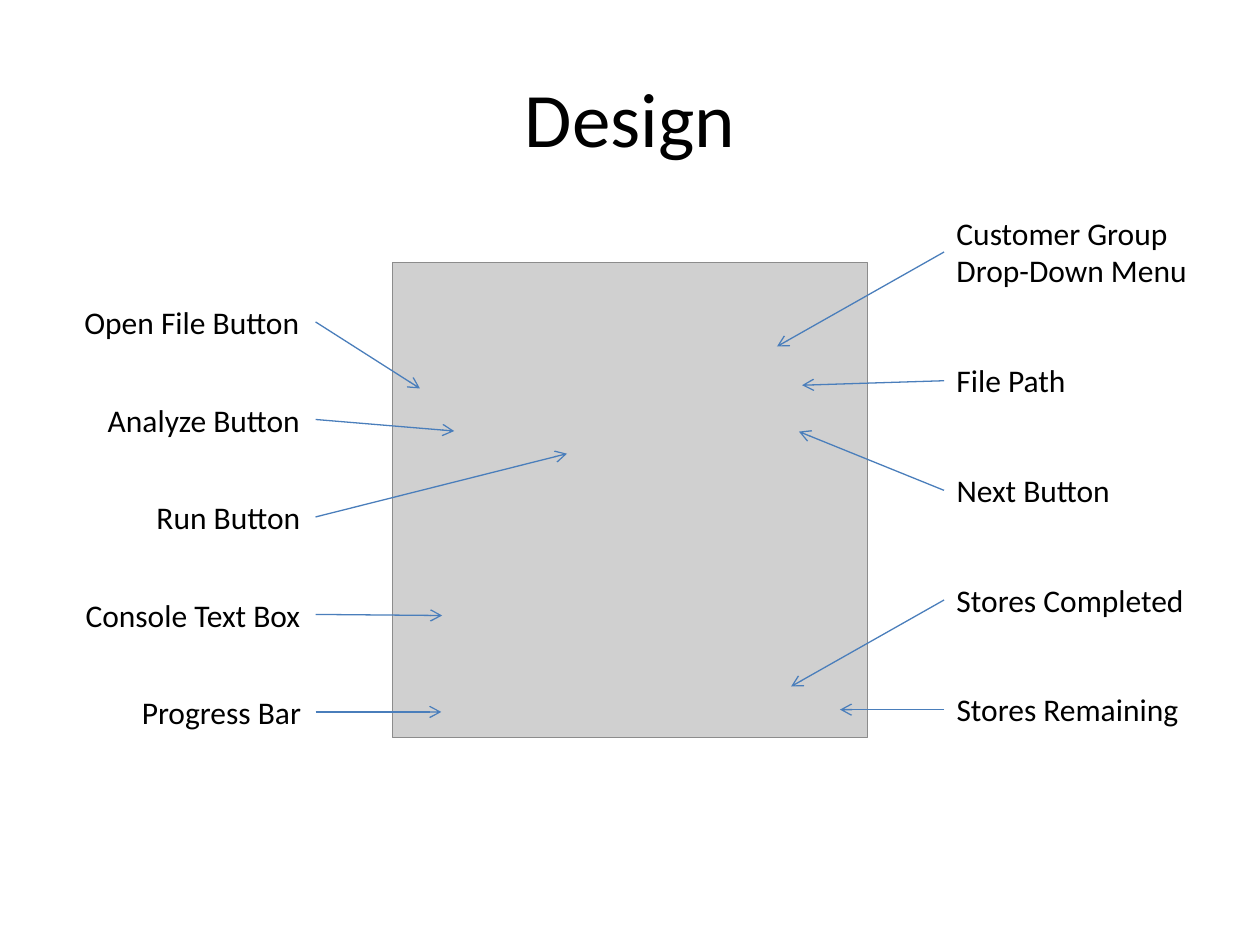
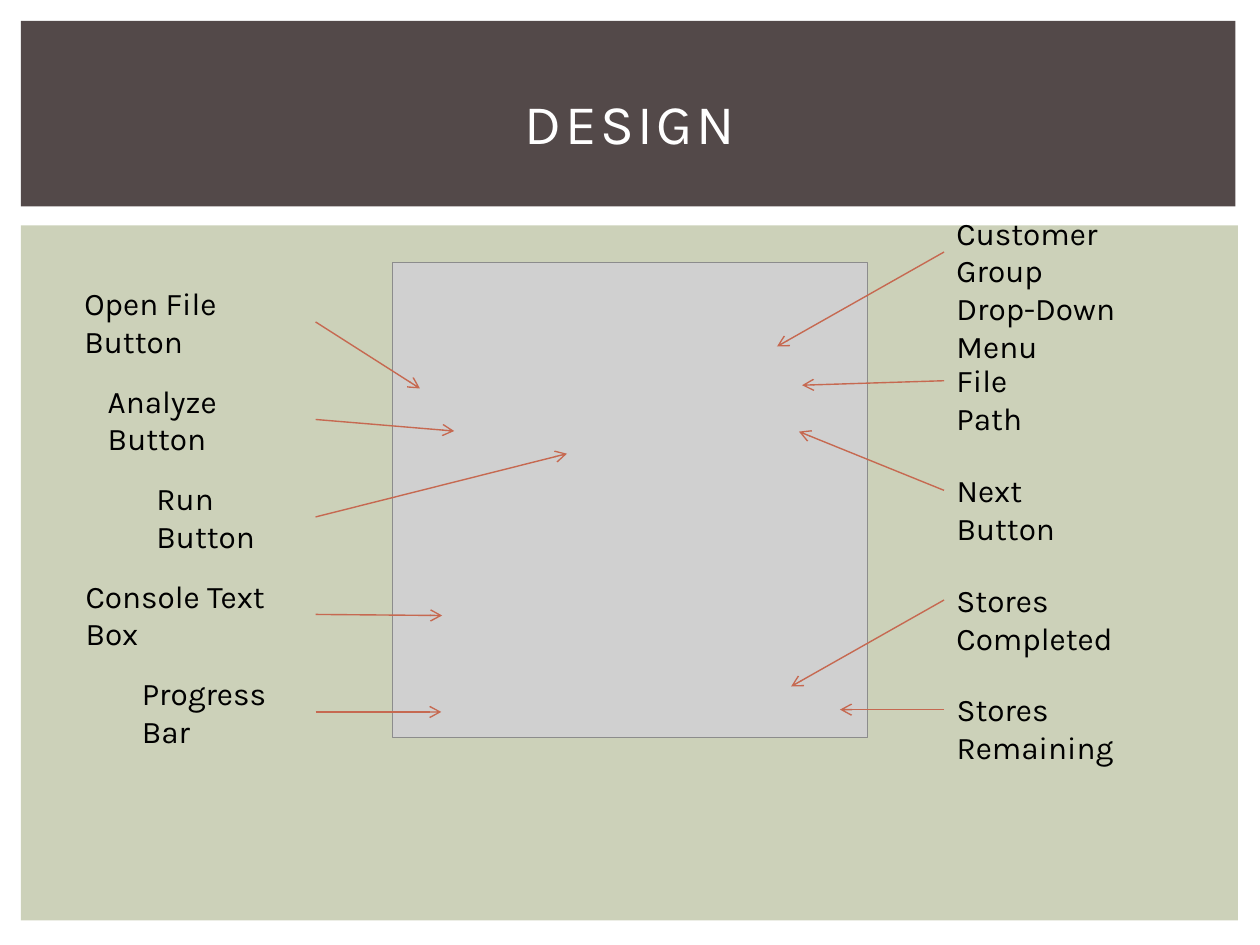
Before and after one commit to lonelyion/QuickStore, a slide deck: slide 2 of QuickStore.pptx. Drawn at 1260x945 pixels with LibreOffice and Linux fonts; fonts in the diff are those of the drawing; grey boxes stand for pictures. Boxes give left, top, right and bottom in pixels: in the first picture for what was removed or moved away, otherwise in the second. Text is boxed around its words. In the diff, an @@ line names an element or a change of style, - is before the commit and + after.

```diff
--- a/QuickStore.pptx
+++ b/QuickStore.pptx
@@ rectangle added at box(21, 21, 1236, 207), fill #534949 @@
@@ title at box(525, 108, 735, 145): text changed; size 44 to 32 pt; font Calibri to Karla; text colour #000000 to #FFFFFF @@
-Design
+DESIGN
@@ rectangle added at box(21, 226, 1239, 921), fill #CCD1B9 @@
@@ arrow (944, 252) - (777, 346): stroke #4B7EBC 0.75 pt to #C66951 0.79 pt @@
@@ arrow (315, 323) - (420, 388): stroke #4B7EBC 0.75 pt to #C66951 0.79 pt @@
@@ arrow (944, 381) - (803, 386): stroke #4B7EBC 0.75 pt to #C66951 0.79 pt @@
@@ arrow (315, 420) - (455, 431): stroke #4B7EBC 0.75 pt to #C66951 0.79 pt @@
@@ arrow (944, 490) - (799, 432): stroke #4B7EBC 0.75 pt to #C66951 0.79 pt @@
@@ arrow (315, 517) - (567, 454): stroke #4B7EBC 0.75 pt to #C66951 0.79 pt @@
@@ arrow (315, 615) - (442, 616): stroke #4B7EBC 0.75 pt to #C66951 0.79 pt @@
@@ arrow (944, 600) - (791, 687): stroke #4B7EBC 0.75 pt to #C66951 0.79 pt @@
@@ font Calibri to Karla in 10 elements at box(956, 217, 1115, 359), box(84, 293, 217, 354), box(956, 370, 1022, 431), box(108, 391, 217, 451), box(156, 490, 254, 549), box(957, 482, 1055, 541), box(86, 586, 265, 646), box(142, 685, 266, 744), box(956, 592, 1112, 658), box(957, 701, 1114, 767) @@
@@ arrow (315, 712) - (441, 712): stroke #4B7EBC 0.75 pt to #C66951 0.79 pt @@
@@ arrow (944, 709) - (840, 709): stroke #4B7EBC 0.75 pt to #C66951 0.79 pt @@
```
Also in this commit, not shown: 10 other slides changed, 2 slides added, 2 other files.
